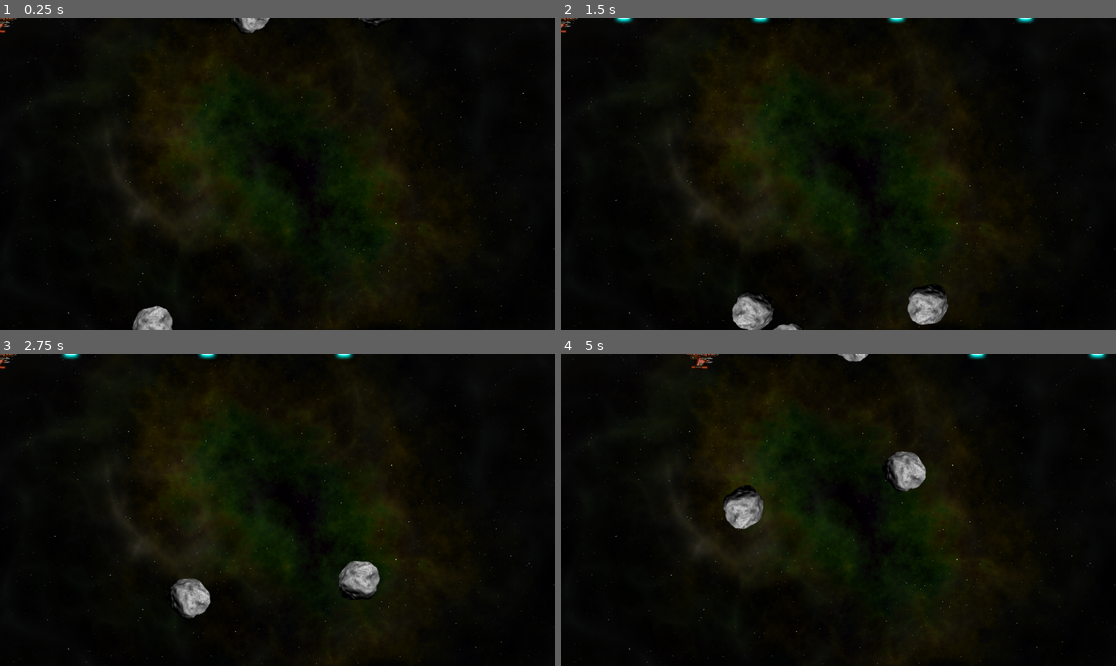
Above: before the commit, frames 1-4 (two rows, left to right).
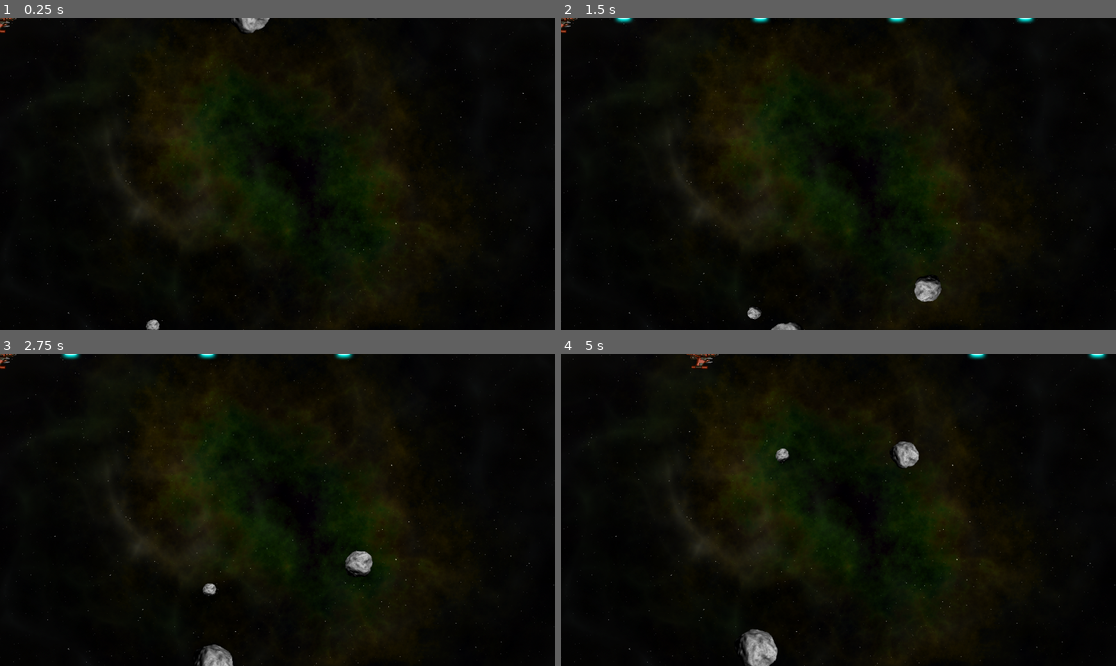
Above: after the commit, the same moments.

Repository: zenoplex/space-rocks
Game: Godot game, scene res://Main/main.tscn
Same seed, same stepped clock (60 frames per second), same inputs: the game is played once before the commit and once after it. The project has no main scene, so this scene is started directly.
Inputs:
- Up to frame 1 (0.25 s): no input
- Up to frame 2 (1.5 s): hold D (rotate_right) 0.53-1.28 s; hold Space (shoot) 0.53-1.28 s; hold A (rotate_left) from 1.28 s (still down); tap Space (shoot) at 1.35 s
- Up to frame 3 (2.75 s): release A (rotate_left) at 2.03 s; hold D (rotate_right) from 2.03 s (still down); hold Space (shoot) from 2.03 s (still down)
- Up to frame 4 (5 s): release D (rotate_right) at 2.78 s; release Space (shoot) at 2.78 s; hold W (thrust) 2.78-3.53 s; tap Space (shoot) at 2.85, 4.35 s; hold Space (shoot) 3.53-4.28 s; hold A (rotate_left) from 3.53 s (still down)

The runs differ from the first frame. In frame 1, 0.5% of the frame differs, in the area x 23-71%, y 0-100%; in frame 2, 1.4%; in frame 3, 1.8%; in frame 4, 2.3%, in the area x 29-66%, y 0-100%.

Commit message:
refactor: Refactor rock spawning function parameters

Diff:
--- a/Main/main.gd
+++ b/Main/main.gd
@@ -12,13 +12,13 @@
 		var pos: Vector2 = $RockPath/RockSpawn.position
 		var vel: Vector2 = Vector2.RIGHT.rotated(randf_range(0, TAU)) * randf_range(50, 125)
 		print(vel)
-		spawn_rock(3, pos, vel)
+		spawn_rock(pos, vel, i + 1)
 
 # Called every frame. 'delta' is the elapsed time since the previous frame.
 func _process(delta: float) -> void:
 	pass
 
-func spawn_rock(size: int, position: Vector2, velocity: Vector2) -> void:
+func spawn_rock(position: Vector2, velocity: Vector2, size: int) -> void:
 	var node: Node = rock_scene.instantiate()
 	node.screensize = screensize
 	node.start(position, velocity, size)
